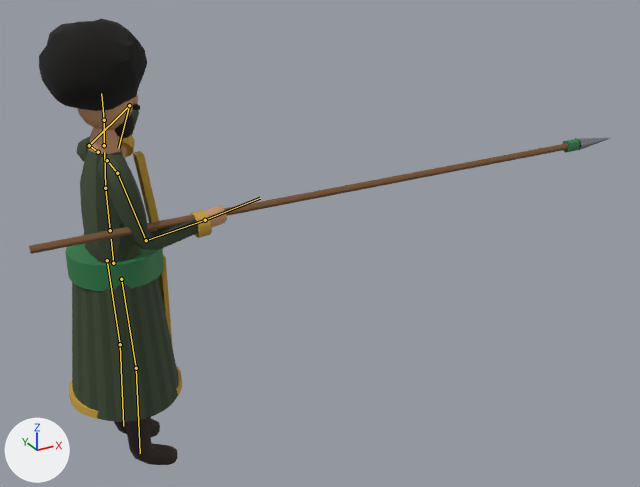
One commit to the glTF model models/era2/ozbek_nayzachi.glb: the scene before it, then after it.
Before and after are seen from a 50 mm camera at (-0.87, -3.25, 2.43) aimed at (0.93, 0.02, 0.8). The lights are fixed; the arrows at lower left show +X, +Y and +Z. The picture after the commit comes second. Both versions are drawn at frame 1 of the action 'Block'; the numbers are the values there. The bones that change, and the others that lie on the model, are drawn over the model as lines.

The first picture shows 'Body', 'Spear'.
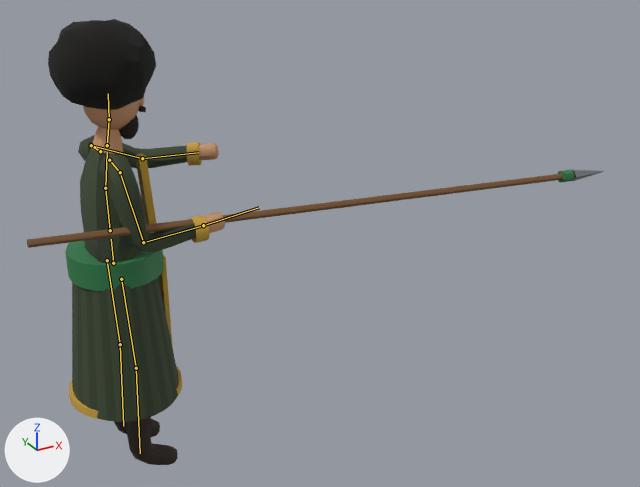
The change in detail:
Bone 'Chest' (bone_chest) turns from (0, 0, 0) to (0, 0, -4) degrees about its own x, y and z.
Bone 'UpperArm.L' (bone_upperarm_l) turns from (34, -7, -115) to (17, -7, -67) degrees about its own x, y and z.
Bone 'ForeArm.L' (bone_forearm_l) turns from (-136, -54, -47) to (-45, 28, -65) degrees about its own x, y and z.

What differs and where, as boxes (x1, y1, x2, y2) in the pictures (640 x 487 px):
'Body', posed
    before: (39, 19, 227, 465)
    after: (48, 19, 225, 465)
'Spear', posed (32% shorter)
    before: (29, 138, 610, 254)
    after: (27, 169, 604, 248)
bone 'Chest', root to tip
    before: (105, 188) to (104, 152)
    after: (105, 188) to (107, 152)
bone 'UpperArm.L', root to tip
    before: (89, 145) to (129, 105)
    after: (91, 145) to (142, 158)
bone 'ForeArm.L', root to tip
    before: (129, 105) to (118, 148)
    after: (142, 158) to (198, 152)
